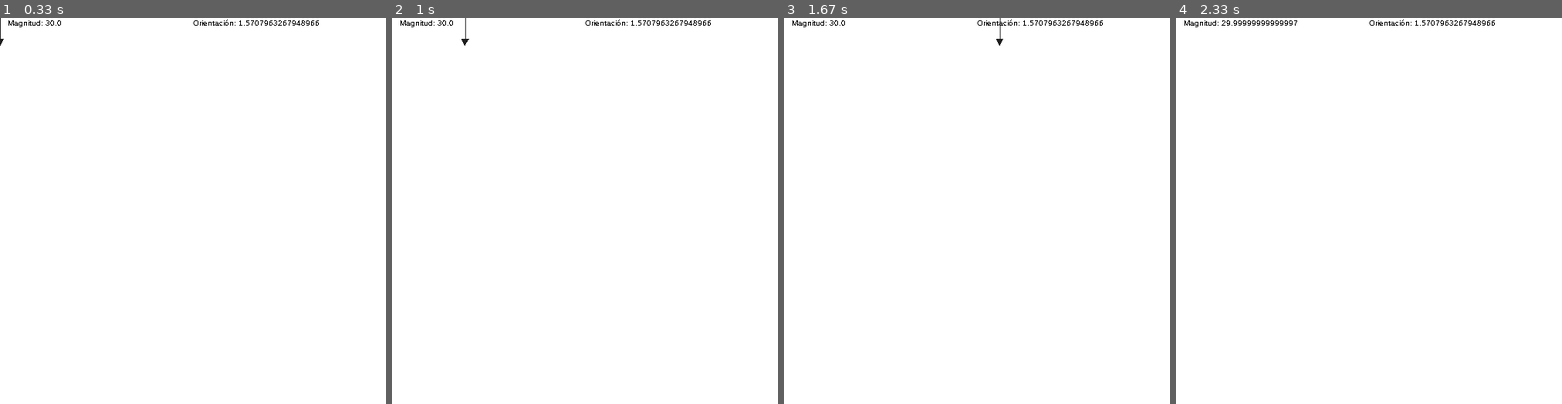
Above: before the commit, frames 1-4 (left to right).
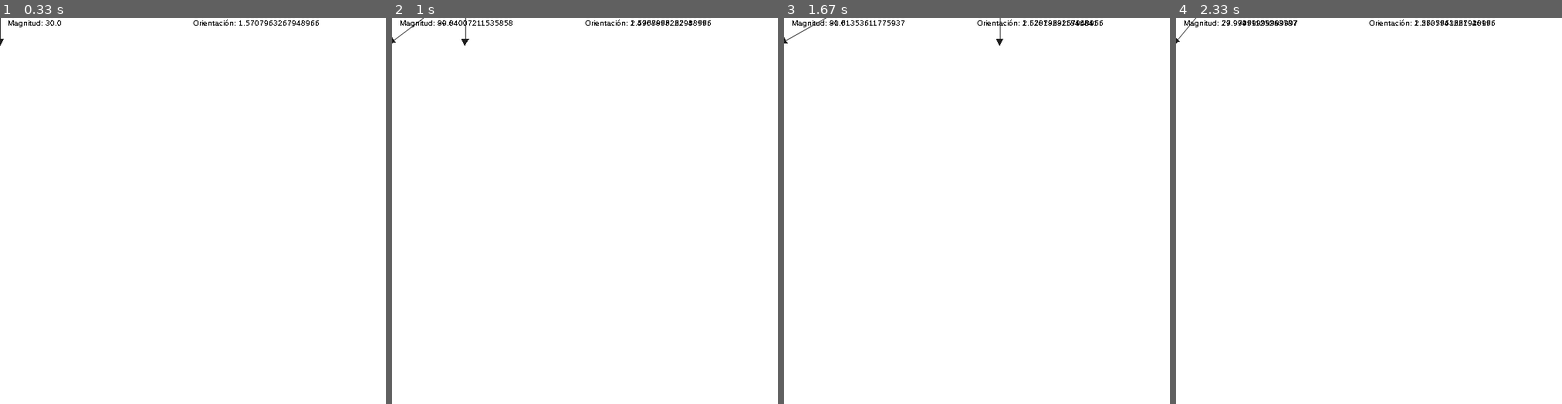
Above: after the commit, the same moments.

Repository: dantecc10/physics-coding
Game: pygame game, started from vectors-class.py
Same seed, same stepped clock (60 frames per second), same inputs: the game is played once before the commit and once after it.
Inputs:
- Up to frame 1 (0.33 s): no input
- Up to frame 2 (1 s): tap I at 0.33, 0.82 s; hold L from 0.67 s (still down); hold Right from 0.67 s (still down); hold D from 0.67 s (still down); tap J at 0.73 s
- Up to frame 3 (1.67 s): tap J at 1.03, 1.23, 1.53 s; release L at 1.13 s; release Right at 1.13 s; release D at 1.13 s; hold Right 1.17-1.63 s; hold D 1.17-1.63 s; tap K at 1.32 s
- Up to frame 4 (2.33 s): hold Up 1.67-1.97 s; hold W 1.67-1.97 s; tap J at 1.73, 2.07 s; hold Right from 2 s (still down); hold D from 2 s (still down); tap I at 2.15 s

Frame 1 is identical in both runs. In frame 2, 0.1% of the frame differs, in the area x 0-82%, y 0-7%; in frame 3, 0.2%, in the area x 0-81%, y 0-7%; in frame 4, 0.1%.

Commit message:
update notes

Diff:
--- a/vectors-class.py
+++ b/vectors-class.py
@@ -68,7 +68,7 @@
 
 # Crear un vector
 vector = Vector(origin=(0, 0), end = (0, 30))
-
+vector2 = Vector(origin=(0, 0), end = (0, 30))
 
 while running:
     # Esto es para poder detener la ejecución cuando se cierre la ventana
@@ -81,10 +81,11 @@
 
     # Dibujar el vector
     vector.draw(screen)
+    vector2.draw(screen)
 
     keys = pygame.key.get_pressed()
 
-    # Movimiento del extremo del vector
+    # Movimiento del extremo del vector 1
     if keys[pygame.K_w]:
         vector.move_end(0, -300 * dt)
     if keys[pygame.K_s]:
@@ -93,6 +94,16 @@
         vector.move_end(-300 * dt, 0)
     if keys[pygame.K_d]:
         vector.move_end(300 * dt, 0)
+
+    # Movimiento del extremo del vector 2
+    if keys[pygame.K_t]:
+        vector2f.move_end(0, -300 * dt)
+    if keys[pygame.K_g]:
+        vector2f.move_end(0, 300 * dt)
+    if keys[pygame.K_f]:
+        vector2f.move_end(-300 * dt, 0)
+    if keys[pygame.K_h]:
+        vector2f.move_end(300 * dt, 0)
 
     # Movimiento del extremo del vector
     if keys[pygame.K_UP]:
@@ -103,6 +114,16 @@
         vector.move_origin(-300 * dt, 0)
     if keys[pygame.K_RIGHT]:
         vector.move_origin(300 * dt, 0)
+
+    # Movimiento del extremo del vector 2
+    if keys[pygame.K_i]:
+        vector2.move_origin(0, -300 * dt)
+    if keys[pygame.K_k]:
+        vector2.move_origin(0, 300 * dt)
+    if keys[pygame.K_j]:
+        vector2.move_origin(-300 * dt, 0)
+    if keys[pygame.K_l]:
+        vector2.move_origin(300 * dt, 0)
 
     # Resetear el vector
     if keys[pygame.K_r]:
